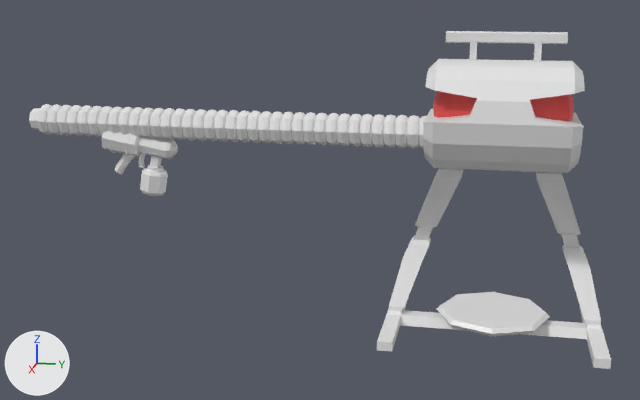
Before and after pictures for a commit that changed the Blender file The mechanics station/Estrutura/Maquina de pintar/Maquina de pintar.blend.
Both versions are drawn from a 50 mm lens placed at (8.11, -0.05, 3.21), pointed at (0.0, -1.67, 1.19). The lights are fixed; the arrows at lower left show +X, +Y and +Z.

Names of what the first picture shows: 'base', 'braco', 'olhos', 'pistola', 'prato'.
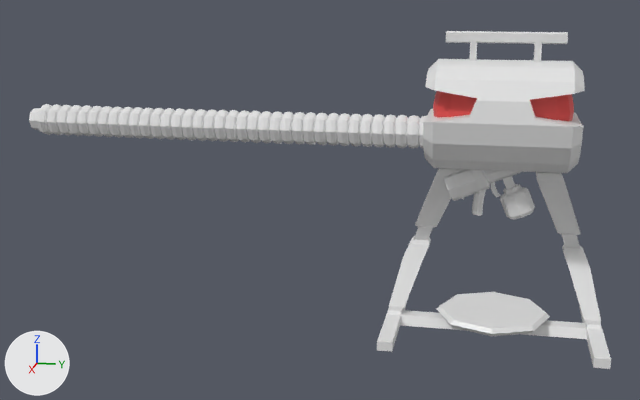
Diff of the bpy script that builds the scene:
```diff
--- a/The mechanics station/Estrutura/Maquina de pintar/Maquina de pintar.blend.py
+++ b/The mechanics station/Estrutura/Maquina de pintar/Maquina de pintar.blend.py
@@ ob_pistola @@
 ob_pistola = bpy.data.objects.new('pistola', me_cylinder_009)
-ob_pistola.location = (0.0, -3.713, 1.72)
-ob_pistola.rotation_euler = (1.743, 0.0, 3.142)  # degrees (100, 0, 180)
+ob_pistola.location = (0.0, -0.36, 1.408)
+ob_pistola.rotation_euler = (1.173, 0.0, 3.142)  # degrees (67, 0, 180)
```

Where the change shows, as pixel boxes [x1, y1, x2, y2] in the pictures (640 x 400 px):
'pistola', moved, turned
    before: [101, 130, 178, 196]
    after: [444, 169, 535, 220]
